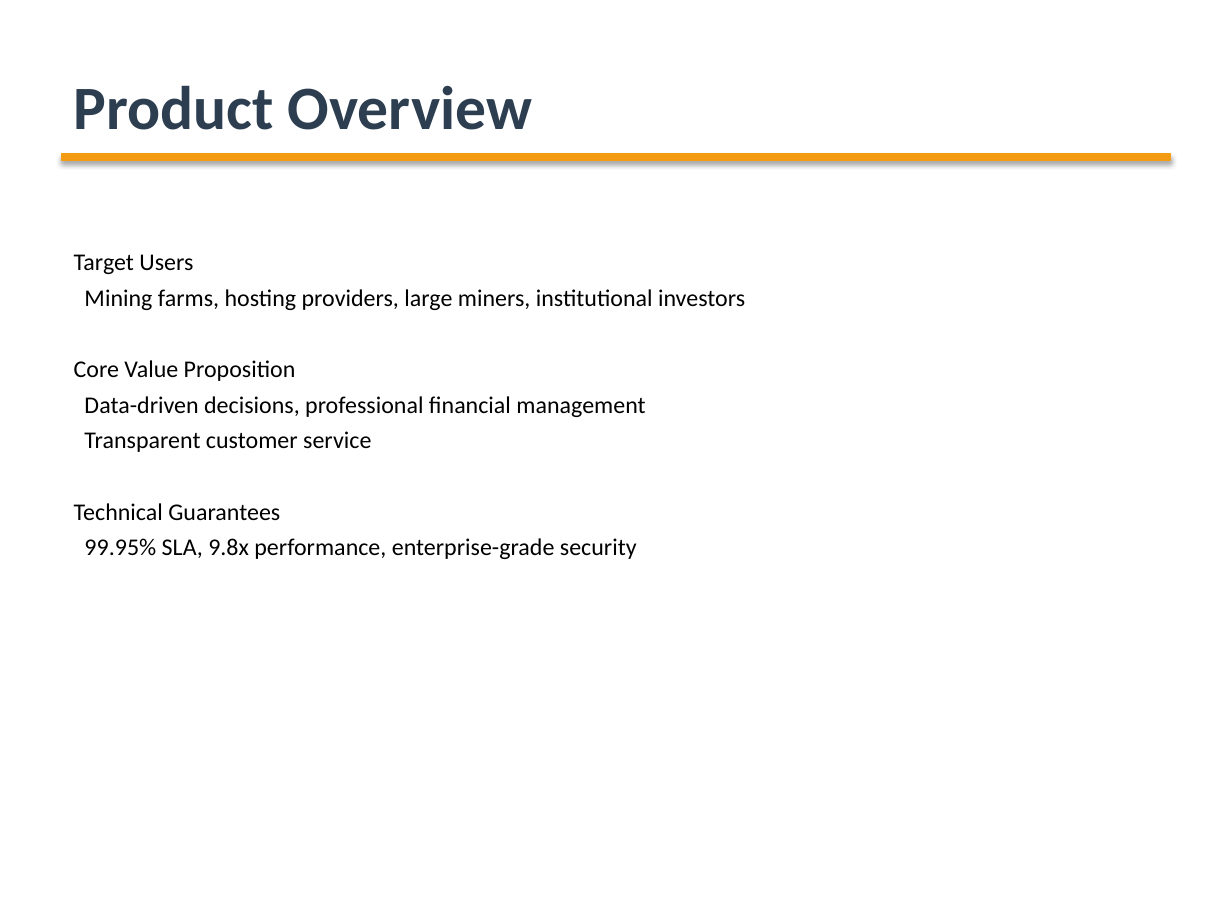
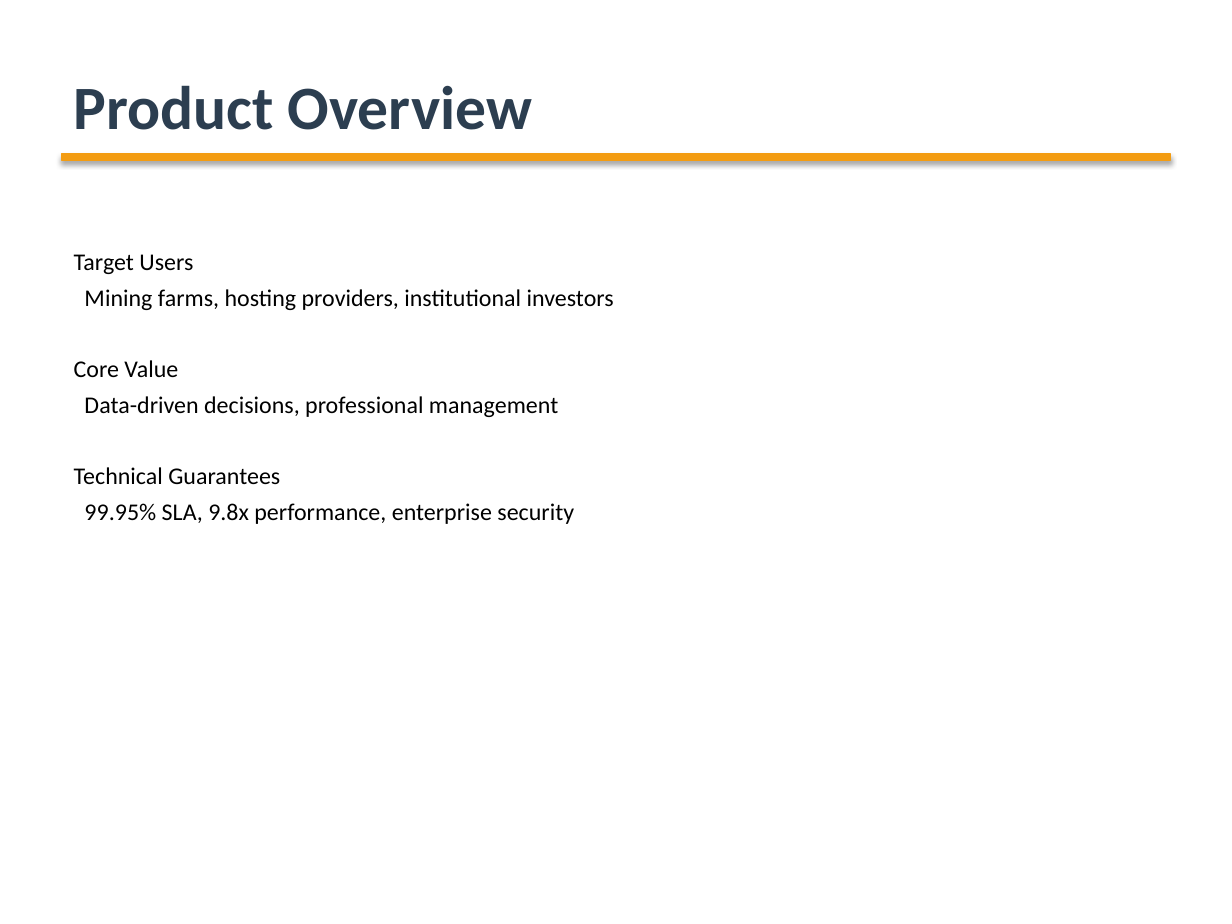
Before and after one commit to ArabotHXL/BTC_project, a slide deck: slide 2 of HashInsight_Product_Introduction_EN.pptx. Drawn at 1232x924 pixels with LibreOffice and Linux fonts; fonts in the diff are those of the drawing. Boxes give left, top, right and bottom in pixels: in the first picture for what was removed or moved away, otherwise in the second. Text is boxed around its words. In the diff, an @@ line names an element or a change of style, - is before the commit and + after.

```diff
--- a/HashInsight_Product_Introduction_EN.pptx
+++ b/HashInsight_Product_Introduction_EN.pptx
@@ text at [74, 289, 614, 417]: text changed @@
-Mining farms, hosting providers, large miners, institutional investors
-Core Value Proposition
-Data-driven decisions, professional financial management
-Transparent customer service
+Mining farms, hosting providers, institutional investors
+Core Value
+Data-driven decisions, professional management
@@ text at [84, 503, 574, 524]: text changed @@
-99.95% SLA, 9.8x performance, enterprise-grade security
+99.95% SLA, 9.8x performance, enterprise security
```
Also in this commit, not shown: 4 other slides changed, 2 slides added, 2 slides removed, 18 other files.
